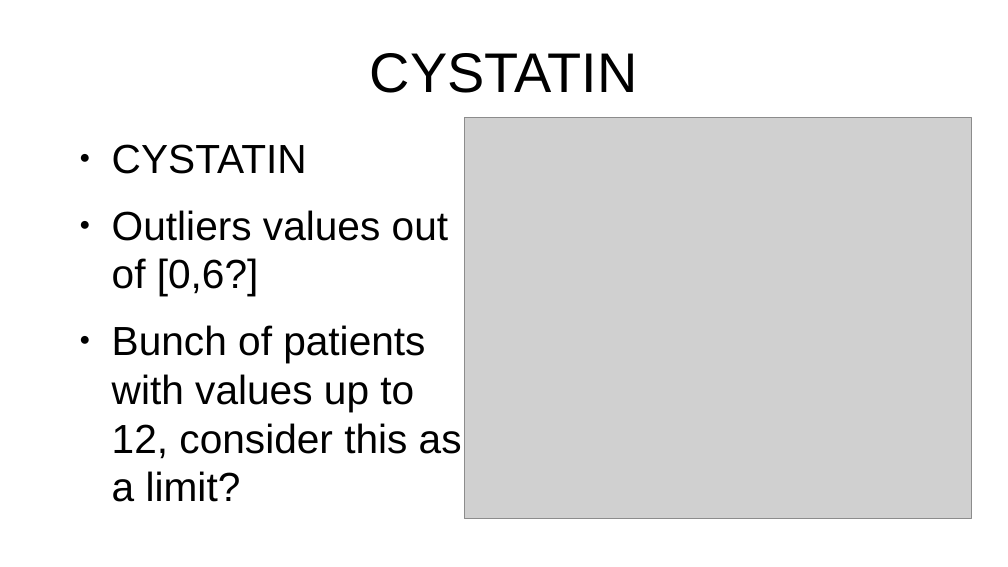
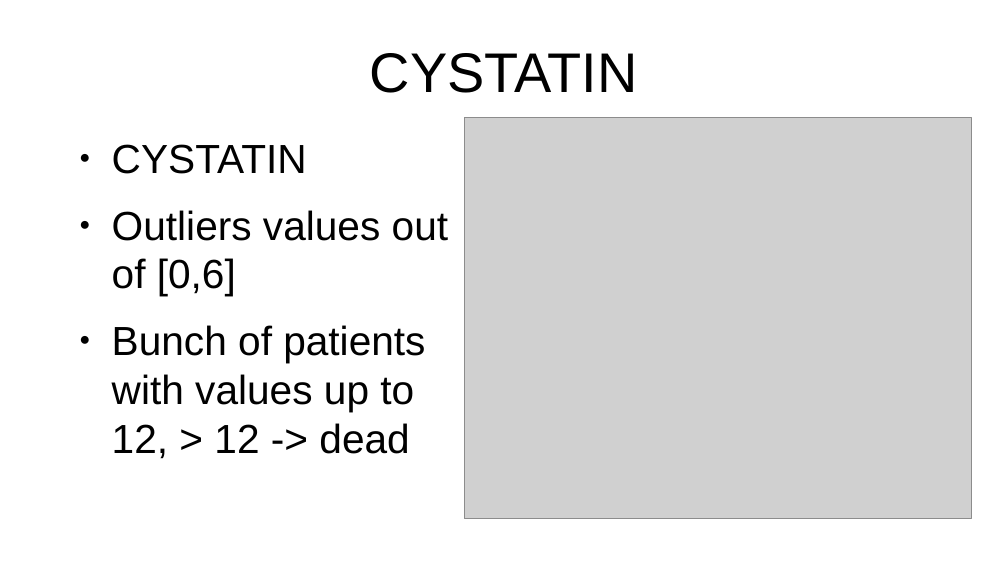
Before and after one commit to Carlosbgdlv/TFG, a slide deck: slide 7 of EDA/outlier_detection.pptx. Drawn at 1008x567 pixels with LibreOffice and Linux fonts; fonts in the diff are those of the drawing; grey boxes stand for pictures. Boxes give left, top, right and bottom in pixels: in the first picture for what was removed or moved away, otherwise in the second. Text is boxed around its words. In the diff, an @@ line names an element or a change of style, - is before the commit and + after.

Commit message:
Change outliers limits

```diff
--- a/EDA/outlier_detection.pptx
+++ b/EDA/outlier_detection.pptx
@@ text at [112, 210, 448, 459]: text changed @@
-● Outliers values out of [0,6?]
-● Bunch of patients with values up to 12, consider this as a limit?
+● Outliers values out of [0,6]
+● Bunch of patients with values up to 12, > 12 -> dead
```
Also in this commit, not shown: 15 other slides changed, 1 other file.
